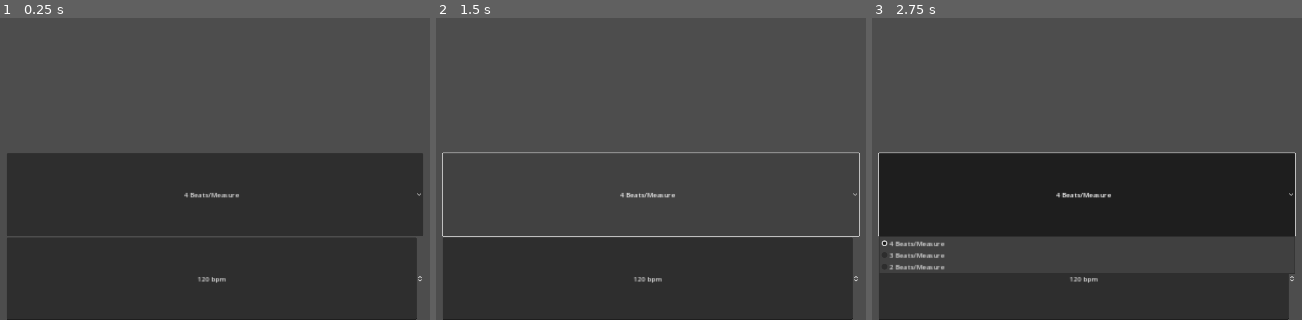
Above: before the commit, frames 1-3 (left to right).
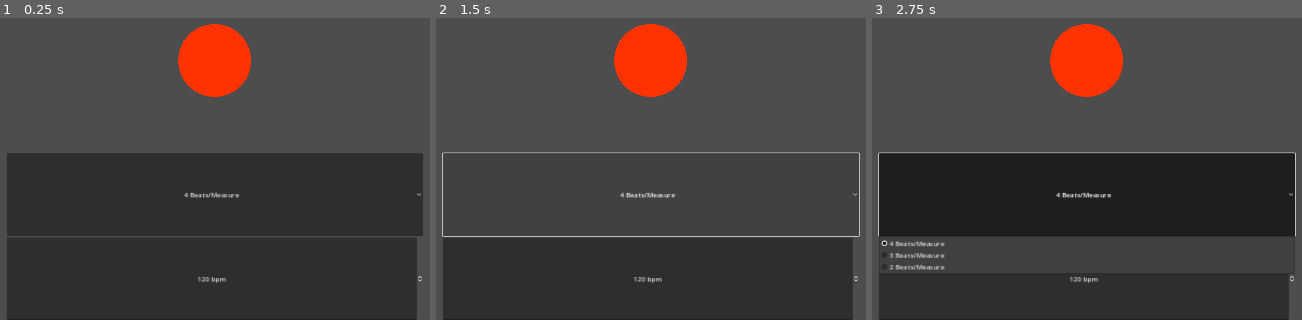
Above: after the commit, the same moments.

Repository: hackerkid27/virtual-conductor
Game: Godot game, scene res://scenes/Main.tscn
Two runs of this game, one before a commit and one after it. Both use one fixed random seed, a clock stepped at 60 frames per second and the inputs below.
Inputs:
- Up to frame 1 (0.25 s): no input
- Up to frame 2 (1.5 s): click "4 Beats/Measure" at 0.5 s; click "4 Beats/Measure" at 1.25 s
- Up to frame 3 (2.75 s): click "4 Beats/Measure" at 2 s

The runs differ from the first frame. In frame 1, 3.2% of the frame differs, in the area x 41-59%, y 1-27%; in frame 2, 3.2%; in frame 3, 3.2%.

Commit message:
Create ground-zero for adding functionality

Diff:
--- a/scenes/Animation.tscn
+++ b/scenes/Animation.tscn
@@ -2,22 +2,36 @@
 
 [ext_resource type="Texture2D" uid="uid://bndsg5lf3xcyf" path="res://assets/marker-orange.png" id="1_ehj0r"]
 
-[sub_resource type="Animation" id="Animation_d7r7w"]
-resource_name = "beat-4"
-length = 2.0
-loop_mode = 1
-step = 0.5
+[sub_resource type="Animation" id="Animation_yj75l"]
+length = 0.001
 tracks/0/type = "value"
 tracks/0/imported = false
 tracks/0/enabled = true
-tracks/0/path = NodePath("AnimationPlayer/Beat4/PathFollow2D:progress_ratio")
+tracks/0/path = NodePath("AnimationPlayer/Beat2/PathFollow2D:progress_ratio")
 tracks/0/interp = 1
 tracks/0/loop_wrap = true
 tracks/0/keys = {
-"times": PackedFloat32Array(0, 0.5, 1, 1.5, 2),
+"times": PackedFloat32Array(0),
+"transitions": PackedFloat32Array(1),
+"update": 0,
+"values": [0.409]
+}
+
+[sub_resource type="Animation" id="Animation_58wnk"]
+resource_name = "beat-2"
+loop_mode = 1
+step = 0.125
+tracks/0/type = "value"
+tracks/0/imported = false
+tracks/0/enabled = true
+tracks/0/path = NodePath("AnimationPlayer/Beat2/PathFollow2D:progress_ratio")
+tracks/0/interp = 1
+tracks/0/loop_wrap = true
+tracks/0/keys = {
+"times": PackedFloat32Array(0, 0.125, 0.25, 0.5, 1),
 "transitions": PackedFloat32Array(1, 1, 1, 1, 1),
 "update": 0,
-"values": [0.0, 0.2848, 0.459, 0.7235, 1.0]
+"values": [0.617, 0.7659, 0.0, 0.409, 0.617]
 }
 
 [sub_resource type="Animation" id="Animation_4wxcf"]
@@ -38,36 +52,22 @@
 "values": [0.0, 0.348, 0.607, 1.0]
 }
 
-[sub_resource type="Animation" id="Animation_58wnk"]
-resource_name = "beat-2"
+[sub_resource type="Animation" id="Animation_d7r7w"]
+resource_name = "beat-4"
+length = 2.0
 loop_mode = 1
-step = 0.125
+step = 0.5
 tracks/0/type = "value"
 tracks/0/imported = false
 tracks/0/enabled = true
-tracks/0/path = NodePath("AnimationPlayer/Beat2/PathFollow2D:progress_ratio")
+tracks/0/path = NodePath("AnimationPlayer/Beat4/PathFollow2D:progress_ratio")
 tracks/0/interp = 1
 tracks/0/loop_wrap = true
 tracks/0/keys = {
-"times": PackedFloat32Array(0, 0.125, 0.25, 0.5, 1),
+"times": PackedFloat32Array(0, 0.5, 1, 1.5, 2),
 "transitions": PackedFloat32Array(1, 1, 1, 1, 1),
 "update": 0,
-"values": [0.617, 0.7659, 0.0, 0.409, 0.617]
-}
-
-[sub_resource type="Animation" id="Animation_yj75l"]
-length = 0.001
-tracks/0/type = "value"
-tracks/0/imported = false
-tracks/0/enabled = true
-tracks/0/path = NodePath("AnimationPlayer/Beat2/PathFollow2D:progress_ratio")
-tracks/0/interp = 1
-tracks/0/loop_wrap = true
-tracks/0/keys = {
-"times": PackedFloat32Array(0),
-"transitions": PackedFloat32Array(1),
-"update": 0,
-"values": [0.409]
+"values": [0.0, 0.2848, 0.459, 0.7235, 1.0]
 }
 
 [sub_resource type="AnimationLibrary" id="AnimationLibrary_q3qps"]
@@ -102,13 +102,12 @@
 }
 
 [node name="Beat4" type="Path2D" parent="."]
-visible = false
 curve = SubResource("Curve2D_pghrg")
 metadata/_edit_group_ = true
 
 [node name="PathFollow2D" type="PathFollow2D" parent="Beat4"]
 position = Vector2(539.213, 1297.24)
-rotation = -2.5249
+rotation = -2.52516
 progress = 1153.02
 
 [node name="Sprite2D" type="Sprite2D" parent="Beat4/PathFollow2D"]
@@ -120,21 +119,21 @@
 metadata/_edit_group_ = true
 
 [node name="PathFollow2D" type="PathFollow2D" parent="Beat3"]
-position = Vector2(270.246, 1298.32)
-rotation = -0.0958556
-progress = 1152.08
+position = Vector2(270, 150)
+rotation = 1.5708
 
 [node name="Sprite2D" type="Sprite2D" parent="Beat3/PathFollow2D"]
 texture = ExtResource("1_ehj0r")
 
 [node name="Beat2" type="Path2D" parent="."]
+visible = false
 curve = SubResource("Curve2D_ub6cc")
 metadata/_edit_group_ = true
 
 [node name="PathFollow2D" type="PathFollow2D" parent="Beat2"]
-position = Vector2(359.085, 815.442)
-rotation = -1.98826
-progress = 2246.52
+position = Vector2(662.807, 1094.19)
+rotation = 3.12892
+progress = 1809.77
 
 [node name="Sprite2D" type="Sprite2D" parent="Beat2/PathFollow2D"]
 texture = ExtResource("1_ehj0r")
--- a/scenes/Main.tscn
+++ b/scenes/Main.tscn
@@ -1,6 +1,7 @@
-[gd_scene load_steps=2 format=3 uid="uid://dtwqprad5de6f"]
+[gd_scene load_steps=3 format=3 uid="uid://dtwqprad5de6f"]
 
 [ext_resource type="PackedScene" uid="uid://uj0qug0ucqql" path="res://scenes/UI.tscn" id="1_6jwns"]
+[ext_resource type="PackedScene" uid="uid://c1sy7ss0tx7kf" path="res://scenes/Animation.tscn" id="3_mh4lp"]
 
 [node name="Main" type="Node2D"]
 
@@ -13,3 +14,5 @@
 offset_bottom = 1920.0
 grow_vertical = 0
 script = null
+
+[node name="Animation" parent="." instance=ExtResource("3_mh4lp")]
--- a/scenes/UI.tscn
+++ b/scenes/UI.tscn
@@ -48,6 +48,3 @@
 rounded = true
 alignment = 1
 suffix = "bpm"
-
-[connection signal="item_selected" from="VBoxContainer/BeatSelector" to="." method="_on_beat_selector_item_selected"]
-[connection signal="value_changed" from="VBoxContainer/TempoSpinBox" to="." method="_on_tempo_spin_box_value_changed"]
--- /dev/null
+++ b/scripts/main.gd
@@ -0,0 +1 @@
+extends Node2D
--- a/scripts/ui.gd
+++ b/scripts/ui.gd
@@ -1,13 +1 @@
 extends Control
-
-
-signal update_beat
-signal update_tempo
-
-
-func _on_beat_selector_item_selected(index: int) -> void:
-	update_beat.emit()
-
-
-func _on_tempo_spin_box_value_changed(value: float) -> void:
-	update_tempo.emit()
